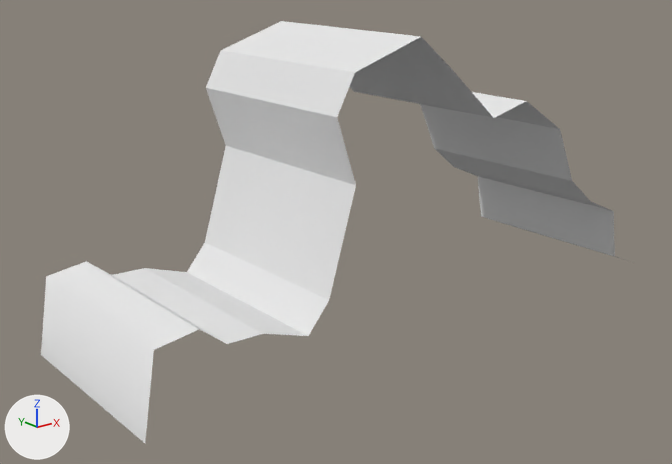
The OBJ model StarCatcher/Assets/EnemyCol_3.obj as it was, and as the next commit left it.
One viewpoint serves both versions: a camera (50 mm lens) standing at (-5.7, -6.49, 3.49) and looking at (-0.38, 0.16, 0.83). Arrows for +X, +Y and +Z are at lower left; the lights stay in place. Where no turn or scale is listed for an object, it has been applied to the vertices.
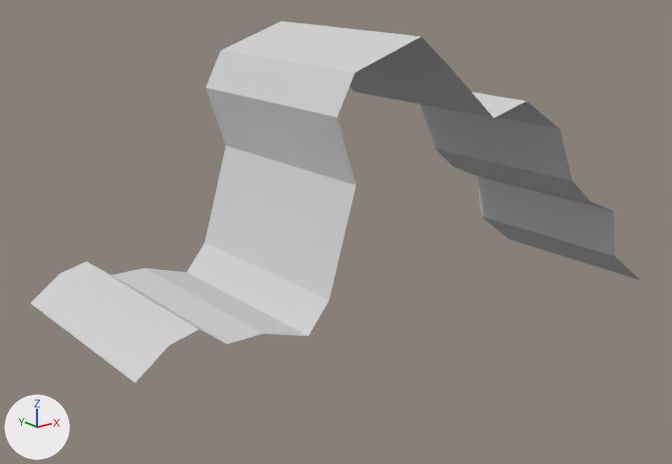
Pixel boxes [x1, y1, x2, y2] of what changed, in the pictures (672 x 464 px; the box of a moved part takes in the faces that stretch with it):
```json
{"object": "pPlane1", "change": "recoloured, reshaped", "before": [41, 21, 628, 443], "after": [31, 21, 640, 382], "on screen": "white to grey, 14% shorter"}
{"part": 1, "of": "me_pplane1", "change": "moved or reshaped", "before": [41, 261, 199, 443], "after": [31, 261, 199, 382]}
{"part": 2, "of": "me_pplane1", "change": "moved or reshaped", "before": [484, 217, 628, 261], "after": [482, 217, 640, 280]}
```

The change, as JSON lines over the scene's bpy script:
```json
{"op": "set", "path": "mat_initialshadinggroup.base_color", "old": "(0.8, 0.8, 0.8)", "new": "(0.64, 0.64, 0.64)", "note": "white #e7e7e7 -> light grey #d1d1d1"}
{"block": "me_pplane1", "where": "me_pplane1.from_pydata(...)  # 40 vertices, 19 faces; spans x -3.03..2.96, y -0.95..1.0, z 0.01..2.75"}
{"block": "me_pplane1", "where": "# used by ob_pplane1; location = (0.0, 0.0, 0.0)"}
{"block": "me_pplane1", "change": "me_pplane1 part 1"}
{"op": "set", "path": "me_pplane1.vertices[36].co", "old": "(-2.91, 1.0, 0.72)", "new": "(-2.79, 1.0, 0.72)", "note": "pixel (46, 276) -> pixel (59, 273)"}
{"op": "set", "path": "me_pplane1.vertices[37].co", "old": "(-2.91, -0.95, 0.72)", "new": "(-2.79, -0.95, 0.72)", "note": "pixel (153, 349) -> pixel (169, 345)"}
{"op": "set", "path": "me_pplane1.vertices[38].co", "old": "(-3.03, 1.0, 0.01)", "new": "(-3.07, 1.0, 0.51)", "note": "pixel (40, 354) -> pixel (30, 303)"}
{"op": "set", "path": "me_pplane1.vertices[39].co", "old": "(-3.03, -0.95, 0.01)", "new": "(-3.07, -0.95, 0.51)", "note": "pixel (145, 443) -> pixel (135, 382)"}
{"block": "me_pplane1", "change": "me_pplane1 part 2"}
{"op": "set", "path": "me_pplane1.vertices[0].co", "old": "(2.96, 1.0, 0.09)", "new": "(3.13, 1.0, -0.16)", "note": "pixel (501, 222) -> pixel (509, 239)"}
{"op": "set", "path": "me_pplane1.vertices[3].co", "old": "(2.96, -0.95, 0.09)", "new": "(3.13, -0.95, -0.16)", "note": "not seen -> pixel (641, 280)"}
```
